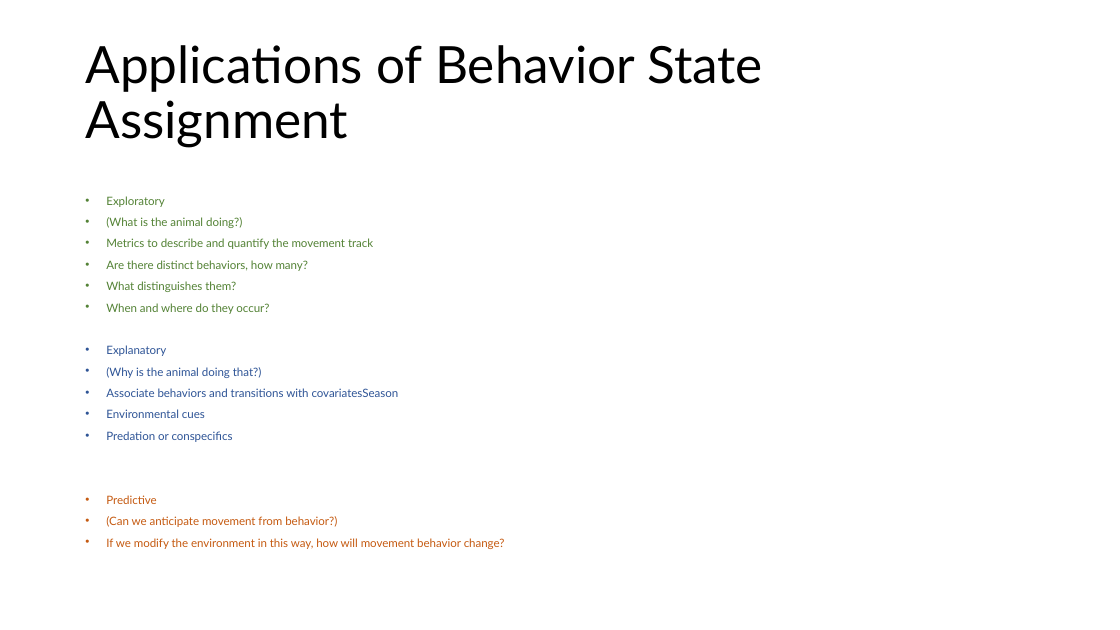
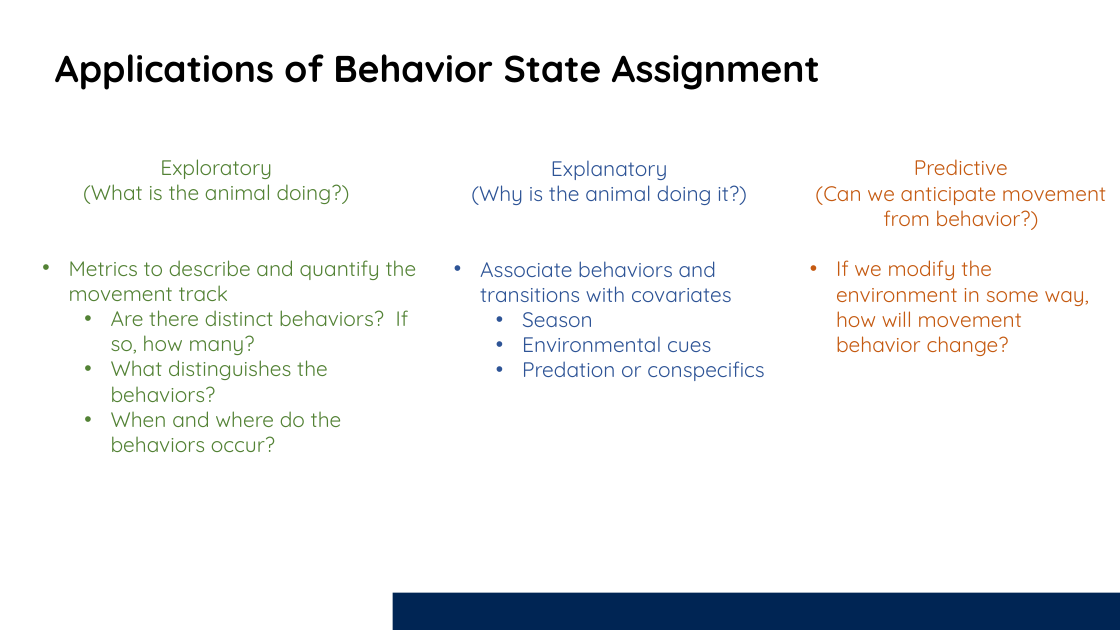
Before and after one commit to Smithsonian/Introduction_HMM, a slide deck: slide 3 of Presentation/IntroAnimalMovements_HMMs.pptx. Drawn at 1120x630 pixels with LibreOffice and Linux fonts; fonts in the diff are those of the drawing; background and template pictures are left out. Boxes give left, top, right and bottom in pixels: in the first picture for what was removed or moved away, otherwise in the second. Text is boxed around its words. In the diff, an @@ line names an element or a change of style, - is before the commit and + after.

```diff
--- a/Presentation/IntroAnimalMovements_HMMs.pptx
+++ b/Presentation/IntroAnimalMovements_HMMs.pptx
@@ text "Applications of Behavior State Assignment": place and size @@
-text "Applications of Behavior State Assignment" at (85, 45, 763, 148)
+text "Applications of Behavior State Assignment" at (55, 54, 820, 90)
@@ text "Applications of Behavior State Assignment" at (55, 54, 820, 90): size 44 to 32 pt, font Lato to Quicksand, bold on @@
@@ text added at (83, 159, 350, 204), 18 pt, text #538235 @@
+Exploratory
+(What is the animal doing?)
@@ text added at (471, 160, 747, 205), 18 pt, text #2E5496 @@
+Explanatory
+(Why is the animal doing it?)
@@ text added at (815, 159, 1106, 230), 18 pt, text #C55A11 @@
+Predictive
+(Can we anticipate movement from behavior?)
@@ text removed at (106, 196, 505, 549) @@
-• Exploratory
-• (What is the animal doing?)
-• Metrics to describe and quantify the movement track
-• Are there distinct behaviors, how many?
-• What distinguishes them?
-• When and where do they occur?
-• Explanatory
-• (Why is the animal doing that?)
-• Associate behaviors and transitions with covariatesSeason
-• Environmental cues
-• Predation or conspecifics
-• Predictive
-• (Can we anticipate movement from behavior?)
-• If we modify the environment in this way, how will movement behavior change?
@@ text added at (69, 260, 417, 452), 18 pt, text #538235 @@
+• Metrics to describe and quantify the movement track
+  • Are there distinct behaviors? If so, how many?
+  • What distinguishes the behaviors?
+  • When and where do the behaviors occur?
@@ text added at (480, 261, 764, 381), 18 pt, text #2E5496 @@
+• Associate behaviors and transitions with covariates
+  • Season
+  • Environmental cues
+  • Predation or conspecifics
@@ text added at (836, 260, 1089, 356), 18 pt, text #C55A11 @@
+• If we modify the environment in some way, how will movement behavior change?
@@ rectangle added at (392, 593, 1120, 630), fill #002554 @@
```
Also in this commit, not shown: 15 other slides changed, 11 slides added, 11 slides removed.
